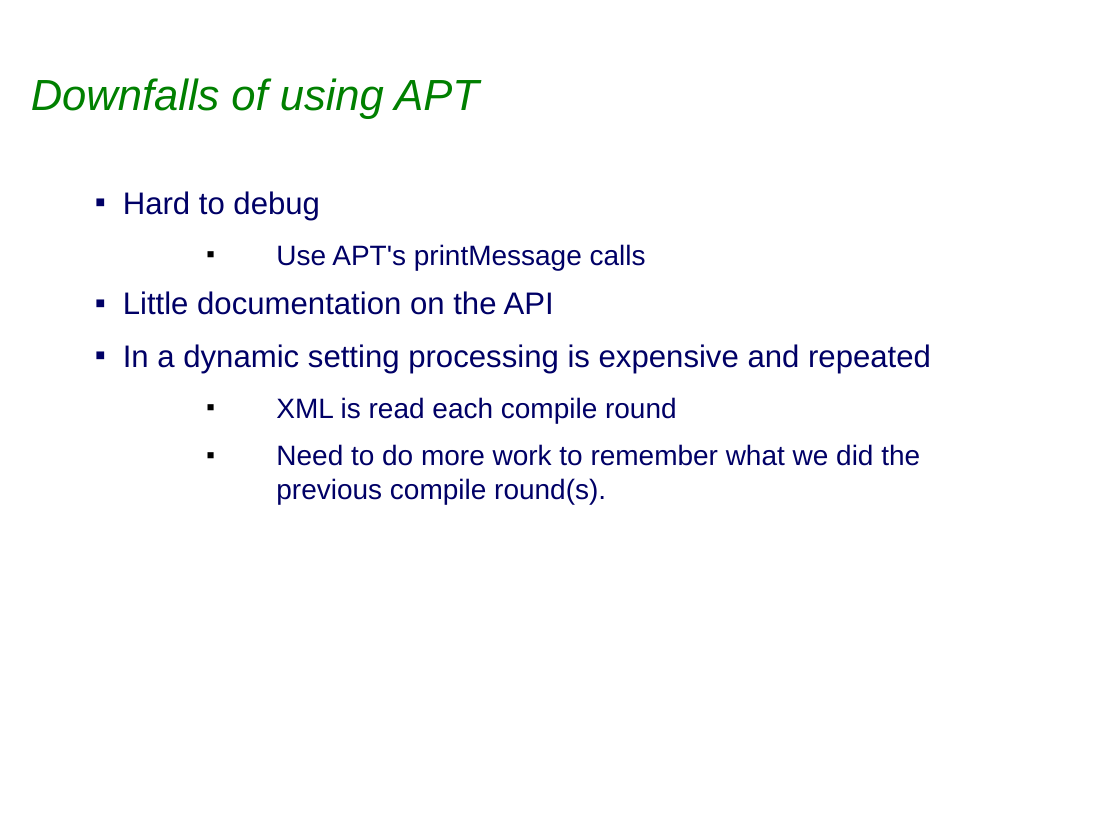
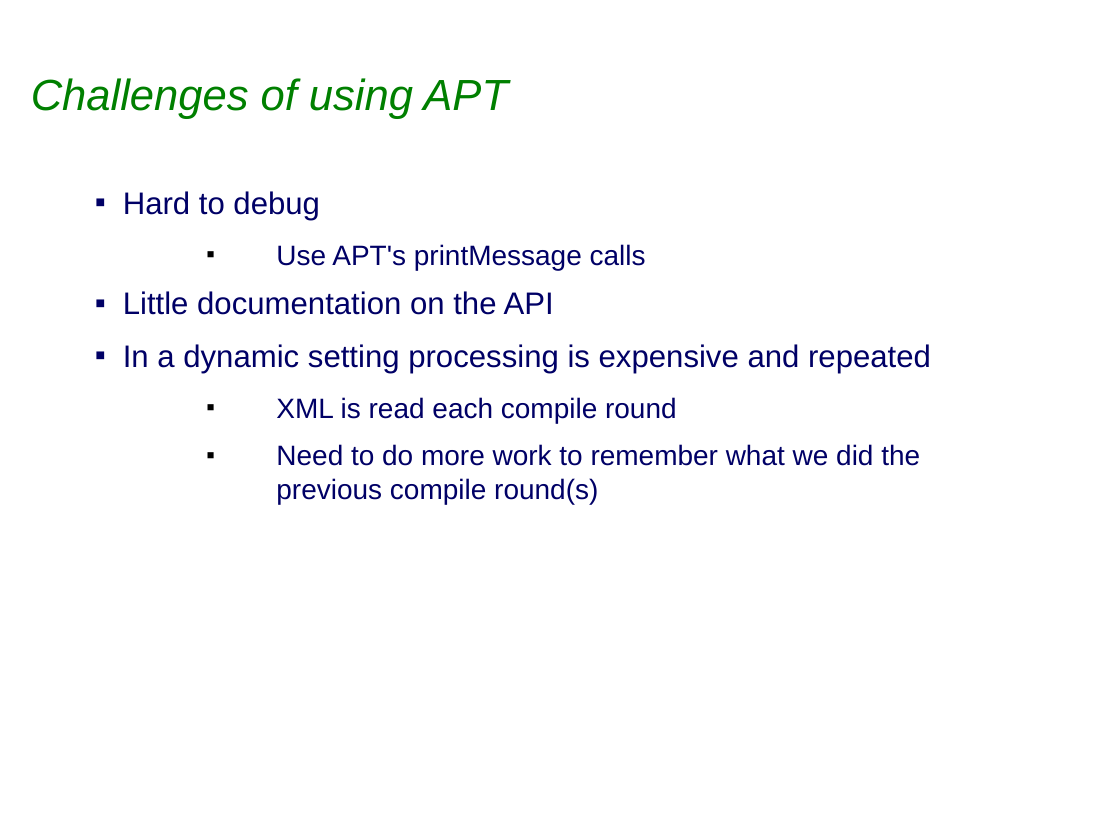
Before and after one commit to sabineheider/incubator, a slide deck: slide 5 of summit-2010/CanonicalModelGen.ppt. Drawn at 1120x840 pixels with LibreOffice and Linux fonts; fonts in the diff are those of the drawing; background and template pictures are left out. Boxes give left, top, right and bottom in pixels: in the first picture for what was removed or moved away, otherwise in the second. Text is boxed around its words. In the diff, an @@ line names an element or a change of style, - is before the commit and + after.

```diff
--- a/summit-2010/CanonicalModelGen.ppt
+++ b/summit-2010/CanonicalModelGen.ppt
@@ title at (31,78,508,119): text changed @@
-Downfalls of using APT
+Challenges of using APT
@@ text at (276,444,920,504): text changed @@
-  ■ Need to do more work to remember what we did the previous compile round(s).
+  ■ Need to do more work to remember what we did the previous compile round(s)
```
Also in this commit, not shown: 2 other slides changed.
